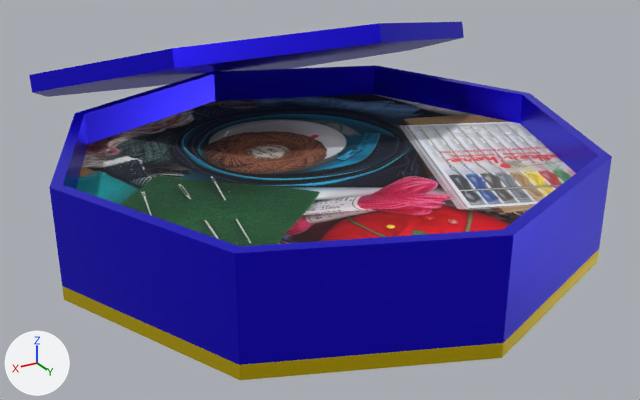
Renders of the FBX model Assets/Assets/Models/Items/thread_tin_asset.fbx from each side of a commit.
The view is the same before and after, from a 50 mm camera at (1.59, 2.62, 1.45) aimed at (-0.14, -0.27, 0.01). The lights are fixed; the arrows at lower left show +X, +Y and +Z. The picture after the commit comes second. Where no turn or scale is listed for an object, it has been applied to the vertices.

In view in the first picture: 'tin', 'tin_lid'.
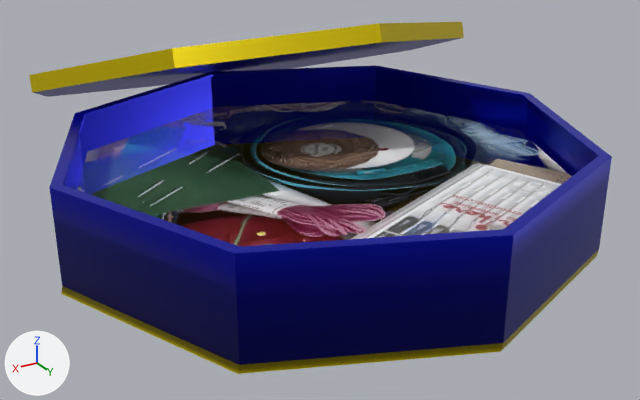
Boxes [x1, y1, x2, y2] around the edits, measured in the pictures (640 x 400 px):
'tin', surface changed, reshaped (darker): before [49, 65, 612, 380]; after [49, 65, 612, 374]
'Interior', added: after [77, 101, 567, 241]
part 1 of me_circle, cut back: [63, 68, 599, 246] in both
part 2 of me_circle, recoloured (darker): [49, 65, 612, 365] in both
part 3 of me_circle, recoloured: [62, 249, 599, 374] in both
part 4 of me_circle_001, recoloured (blue to yellow): [29, 22, 464, 97] in both

The change, as a list of edits to the scene's bpy script:
```text
Change img_heal_tin_interior_png:
    img_heal_tin_interior_png: load_image('heal_tin_interior.png', '_unpacked/heal_tin_interior.png', 1600, 1600, 'sRGB') -> load_image('heal_tin_interior.png', '_unpacked/heal_tin_interior.png', 1600, 1600, 'Non-Color')
Add img_tin_texture_png:
    img_tin_texture_png = load_image('tin_texture.png', '_unpacked/tin_texture.png', 512, 512, 'sRGB')
Change mat_interior_mat:
    add n3 = _N.new('ShaderNodeTexImage'); n3.name = 'Image Texture.001'
    add n3.image = img_heal_tin_interior_png
    where n0 = _N.new('ShaderNodeBsdfPrincipled'); n0.name = 'Principled BSDF'
    add _L.new(n3.outputs[0], n0.inputs[4])  # 'Color' to 'Alpha'
Add mat_lid_material:
    mat_lid_material = principled_material('lid_material')
    mat_lid_material.texture = img_tin_texture_png  # with its transparency
    mat_lid_material.metallic = 0.7
    mat_lid_material.roughness = 0.3
Add mat_exterior_mat:
    mat_exterior_mat = principled_material('exterior_mat')
    mat_exterior_mat.texture = img_tin_texture_png  # with its transparency
    mat_exterior_mat.metallic = 0.7
    mat_exterior_mat.roughness = 0.3
Change me_circle:
    used by ob_tin; location = (0.0, 0.0, 0.0)
    remove me_circle.from_pydata(...)  # 40 vertices, 34 faces; spans x -1.0..1.0, y -1.0..1.0, z 0.0..0.4
    remove me_circle.materials.append(mat_interior_mat)  # picture img_heal_tin_interior_png
    add me_circle.from_pydata(...)  # 80 vertices, 76 faces; spans x -1.0..1.01, y -1.0..1.0, z 0.02..0.4
    me_circle part 1
    8 vertices are removed from x -0.96..0.96, y -0.96..0.96, z 0.27
    9 faces are deleted
    6 vertices in x -1.0..1.0, y -1.0..1.0, z 0.0 move by (0.01, 0.0, 0.02)
    2 vertices move from x 0.71, y -0.71..0.71, z 0.0 to x 0.71, y -0.71..0.71, z 0.02
    24 vertices are added at x -1.0..1.0, y -1.0..1.0, z 0.05..0.39
    8 new vertices lie (0.0, 0.0, 0.34) away from vertices in x -0.99..0.99, y -0.99..0.99, z 0.05
    41 new faces join them
    me_circle part 2: 17 faces spanning x -1.0..1.01, y -1.0..1.0, z 0.02..0.4 switch from mat_base_mat (blue #1800e7) to mat_exterior_mat (picture img_tin_texture_png)
    me_circle part 3: 8 faces spanning x -1.0..1.01, y -1.0..1.0, z 0.02..0.05 switch from mat_details_mat (yellow #e7ca0c) to mat_exterior_mat (picture img_tin_texture_png)
    other edits to the shape of me_circle do not show in these pictures
Change me_circle_001:
    where me_circle_001.from_pydata(...)  # 32 vertices, 26 faces; spans x -1.0..1.0, y -0.97..0.95, z -0.3..0.37
    used by ob_tin_lid; location = (-0.184, -1.004, 0.387)
    remove me_circle_001.materials.append(mat_details_mat)  # yellow #e7ca0c
    me_circle_001 part 4: all 18 faces that had it switch from mat_base_mat (blue #1800e7) to mat_lid_material (picture img_tin_texture_png)
Add me_circle_002:
    me_circle_002.from_pydata(...)  # 8 vertices, 1 face; spans x -0.96..0.96, y -0.96..0.96, z 0.24
    me_circle_002.materials.append(mat_interior_mat)
Add ob_interior:
    ob_interior = bpy.data.objects.new('Interior', me_circle_002)
    ob_interior.location = (0.0, 0.0, 0.0)
```
